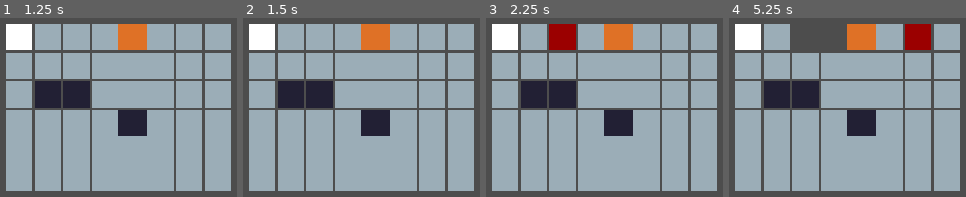
Above: before the commit, frames 1-4 (left to right).
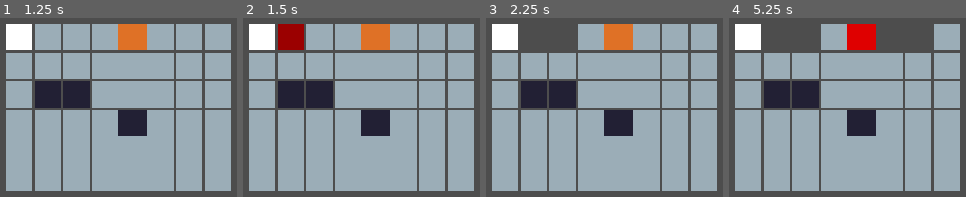
Above: after the commit, the same moments.

Repository: Ye96516/lianliankan
Game: Godot game, scene res://scenes/main/main.tscn
Two runs of this game, one before a commit and one after it. Both use one fixed random seed, a clock stepped at 60 frames per second and the inputs below.
Inputs (mouse positions are in pixels of both pictures, inside the frame that each line leads up to):
- Up to frame 1 (1.25 s): tap Enter at 0.5 s; move the mouse to (18, 37) at 0.52 s; click (18, 37) at 0.6 s
- Up to frame 2 (1.5 s): tap Space at 1.25 s; move the mouse to (290, 37) at 1.27 s; click (290, 37) at 1.35 s
- Up to frame 3 (2.25 s): tap Enter at 2 s; move the mouse to (561, 37) at 2.02 s; click (561, 37) at 2.1 s
- Up to frame 4 (5.25 s): tap Space at 2.75, 4.25 s; move the mouse to (833, 37) at 2.77 s; click (833, 37) at 2.85 s; tap Enter at 3.5 s; move the mouse to (861, 37) at 3.52 s; click (861, 37) at 3.6 s; move the mouse to (890, 37) at 4.27 s; click (890, 37) at 4.35 s; move the mouse to (918, 37) at 5.02 s; click (918, 37) at 5.1 s

Frame 1 is identical in both runs. In frame 2, 1.6% of the frame differs, in the area x 14-26%, y 3-18%; in frame 3, 3.2%; in frame 4, 8.2%, in the area x 14-86%, y 3-18%.

Commit message:
类型的问题基本解决，正在攻克第一转角

Diff:
--- a/core_scripts/global.gd
+++ b/core_scripts/global.gd
@@ -1,7 +1,5 @@
 extends Node
 
-#被选中的cell的标准化坐标
-var selected_cell_pos:Array
 #被选中的cell
 var selected_cell0:Cell
 var selected_cell1:Cell
@@ -27,27 +25,26 @@
 	return final
 
 #计算消除
-func calculate(v:Vector2):
-	selected_cell_pos.append(v)
-	if selected_cell_pos.size()<=1:
+func calculate(v1:Vector2,v2:Vector2):
+	if v1==v2:
 		return
 
-	if selected_cell_pos.size()==3:
-		selected_cell_pos.remove_at(0)
-	#此处已经将数组的大小限制为2了
-
 	#直线检测
-	if _check_straight_line(selected_cell_pos[0],selected_cell_pos[1]):
-		print("坐标为%s和%s的cell可消除"%[selected_cell_pos[0],selected_cell_pos[1]])
+	if _check_straight_line(v1,v2):
+		#消除匹配的cell在数组中的值
+		_disabled(v1,v2)
+		print("坐标为%s和%s的cell可消除"%[v1,v2])
 		return true
 
 func _check_straight_line(a: Vector2, b: Vector2) -> bool:
+	#竖直方向上相同
 	if a.x == b.x:
 		var step = 1 if b.y > a.y else -1
 		for y in range(a.y + step, b.y, step):
 			if Vector2(a.x,y) in cell_pos_arry:
 				return false
 		return true
+	#水平方向上相同
 	elif a.y==b.y:
 		var step = 1 if b.x > a.x else -1
 		for x in range(a.x + step, b.x, step):
@@ -55,15 +52,19 @@
 				return false
 		return true
 	return false
-#func _check_straight_line(a: Vector2i, b: Vector2i) -> bool:
-	#if a.x == b.x:  # 垂直方向检测（网页1的直连型[1](@ref)）
-		#var step = 1 if b.y > a.y else -1
-		#for y in range(a.y + step, b.y, step):
-			#if grid[y][a.x] != 0: return false
-		#return true
-	#elif a.y == b.y:  # 水平方向检测
-		#var step = 1 if b.x > a.x else -1
-		#for x in range(a.x + step, b.x, step):
-			#if grid[a.y][x] != 0: return false
-		#return true
-	#return false
+
+
+
+
+
+
+
+
+
+
+#消除匹配的cell的坐标，对应的节点在cell本身的脚本替换为空
+func _disabled(v1:Vector2,v2:Vector2):
+	var index_v1:int=cell_pos_arry.find(v1)
+	cell_pos_arry.remove_at(index_v1)
+	var index_v2:int=cell_pos_arry.find(v2)
+	cell_pos_arry.remove_at(index_v2)
--- a/scenes/cell/cell.gd
+++ b/scenes/cell/cell.gd
@@ -19,10 +19,6 @@
 				self.texture=橙色64
 			"blue":
 				self.texture=蓝灰色64
-#@export var text:Texture2D:
-	#set(v):
-		#text=v
-		#self.texture=text
 
 var cell_pos:Vector2
 
@@ -31,8 +27,6 @@
 	var pos:Vector2=self.position+self.pivot_offset
 	cell_pos=Global.format_cell(pos)
 	Global.cell_pos_arry.append(cell_pos)
-	#print(Global.format_cell(self.position+self.pivot_offset))
-	#self.texture=text
 
 
 func _on_gui_input(event: InputEvent) -> void:
@@ -41,18 +35,42 @@
 			#记录被选中的cell
 			if not is_instance_valid(Global.selected_cell0):
 				Global.selected_cell0=self
+				#print("0x",Global.selected_cell0)
 				return
 			elif is_instance_valid(Global.selected_cell0) and not is_instance_valid(Global.selected_cell1):
 				Global.selected_cell1=self
+				#print("1x",Global.selected_cell1)
 			elif is_instance_valid(Global.selected_cell0) and is_instance_valid(Global.selected_cell1):
 				Global.selected_cell0=Global.selected_cell1
 				Global.selected_cell1=self
+				#print("0x",Global.selected_cell0)
+				#print("1x",Global.selected_cell1)
+
 
 			#如果是同类型的，将计算消除
 			if Global.selected_cell1.type==Global.selected_cell0.type:
-				if Global.calculate(cell_pos):
-					Global.selected_cell0.modulate.a=0
-					Global.selected_cell1.modulate.a=0
-				self.modulate=Color(1,0,0,self.modulate.a)
+				if Global.calculate(Global.selected_cell0.cell_pos,Global.selected_cell1.cell_pos):
+					_disable()
+			self.modulate=Color(1,0,0,self.modulate.a)
 			#print(cell_pos)
 	pass # Replace with function body.
+
+func _disable():
+	Global.selected_cell0.modulate.a=0
+	Global.selected_cell1.modulate.a=0
+	Global.selected_cell0=null
+	Global.selected_cell1=null
+
+	printt(Global.selected_cell0,Global.selected_cell1)
+
+
+#func _check_single_corner(a: Vector2i, b: Vector2i) -> bool:
+	#var corner1 = Vector2i(a.x, b.y)  # 拐点1（网页6的Π型路径[6](@ref)）
+	#var corner2 = Vector2i(b.x, a.y)  # 拐点2
+	#
+	#return (grid[corner1.y][corner1.x] == 0 &&
+			#_check_straight_line(a, corner1) &&
+			#_check_straight_line(corner1, b)) || \
+		   #(grid[corner2.y][corner2.x] == 0 &&
+			#_check_straight_line(a, corner2) &&
+			#_check_straight_line(corner2, b))
